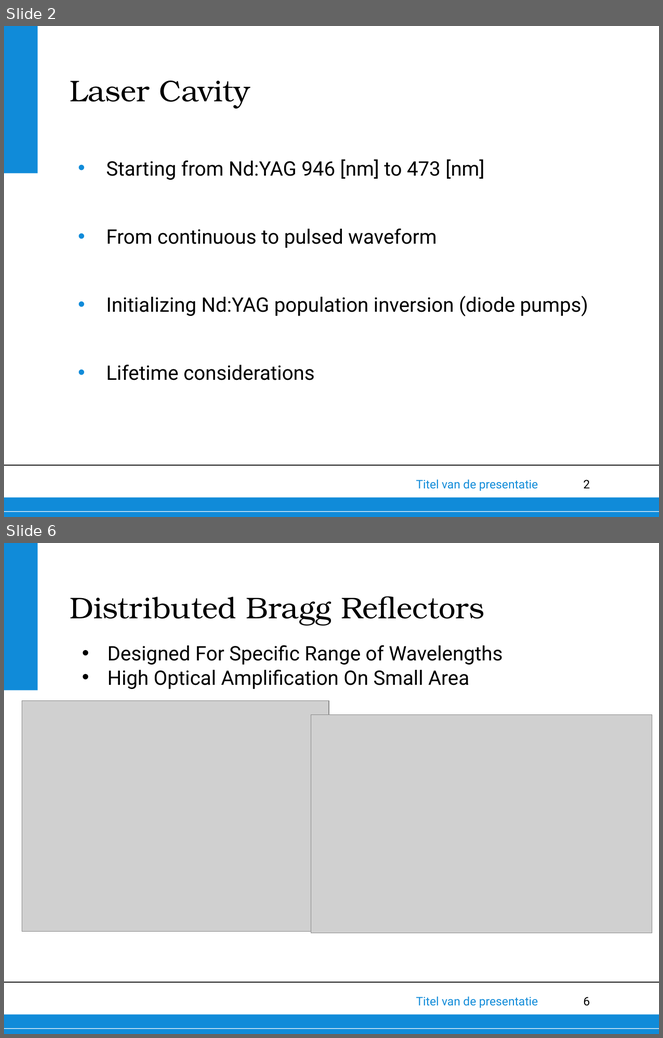
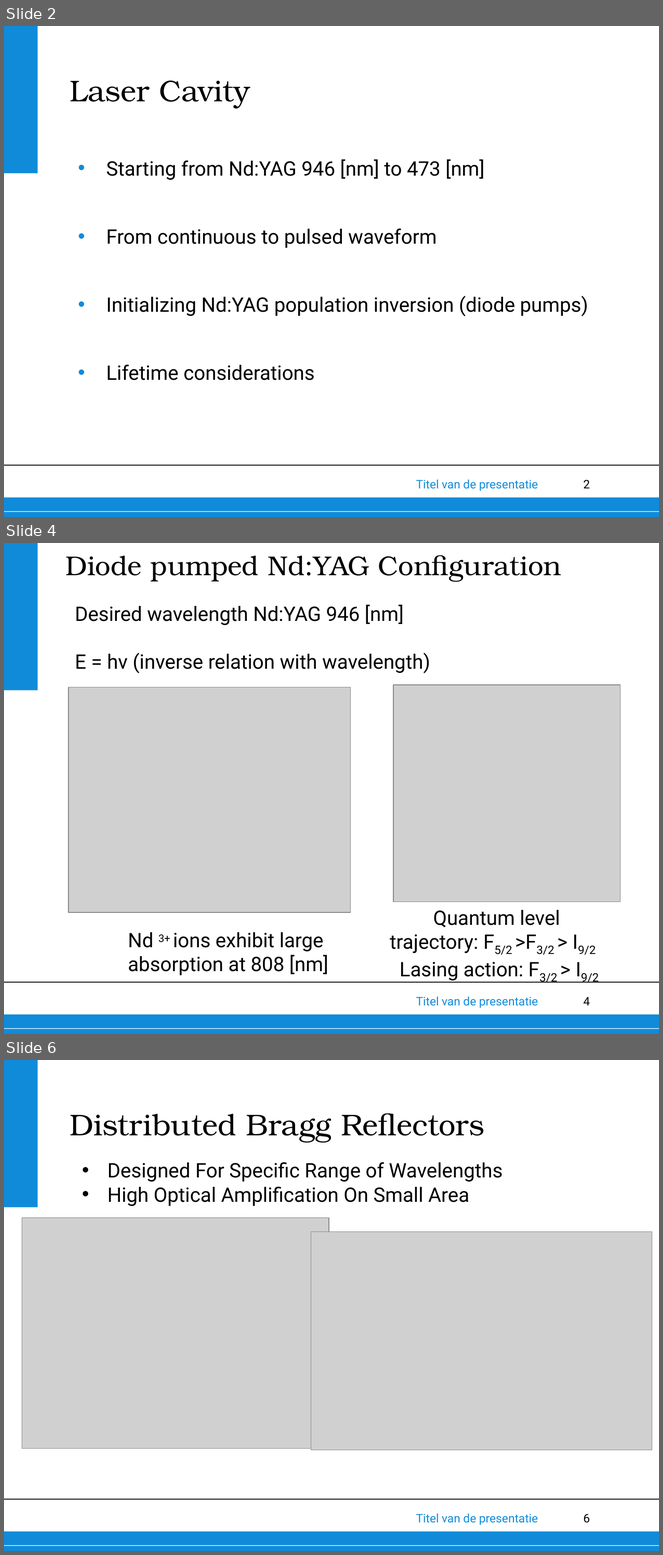
Before and after one commit to thewisenerd/laser-swarm, a slide deck: finalPresentation/subsections/laser_v1.1.ppt. Shown one above the other, each under a label of ours: slides 2 and 6 before the commit, slides 2, 4 and 6 after it; the slides between them are not shown. The pictures are 663x1038 and 663x1555 pixels, drawn with LibreOffice and Linux fonts; fonts in the diff are those of the drawing; grey boxes stand for pictures; background and template pictures are left out. Boxes give left, top, right and bottom in pixels: in the first picture for what was removed or moved away, otherwise in the second. Text is boxed around its words. In the diff, an @@ line names an element or a change of style, - is before the commit and + after.

```diff
--- a/finalPresentation/subsections/laser_v1.1.ppt
+++ b/finalPresentation/subsections/laser_v1.1.ppt
@@ slide 4 added at [4,543,659,1034], background #FFFFFF; not listed: 6 template elements that a slide beside it also shows @@
@@ title added at [65,555,562,582], 30 pt, text #000000 @@
+Diode pumped Nd:YAG Configuration
@@ text added at [75,604,430,674], 22 pt, text #000000 @@
+Desired wavelength Nd:YAG 946 [nm]
+E = hv (inverse relation with wavelength)
@@ picture added at [68,687,350,913] @@
@@ picture added at [393,685,621,903] @@
@@ text added at [390,910,599,983], 22 pt, text #000000 @@
+Quantum level
+trajectory: F5/2 >F3/2 > I9/2
+Lasing action: F3/2 > I9/2
@@ text added at [128,932,328,976], 22 pt, text #000000 @@
+Nd 3+ ions exhibit large
+absorption at 808 [nm]
```
Also in this commit, not shown: 4 slides changed, 2 other slides added, 1 slide removed.
